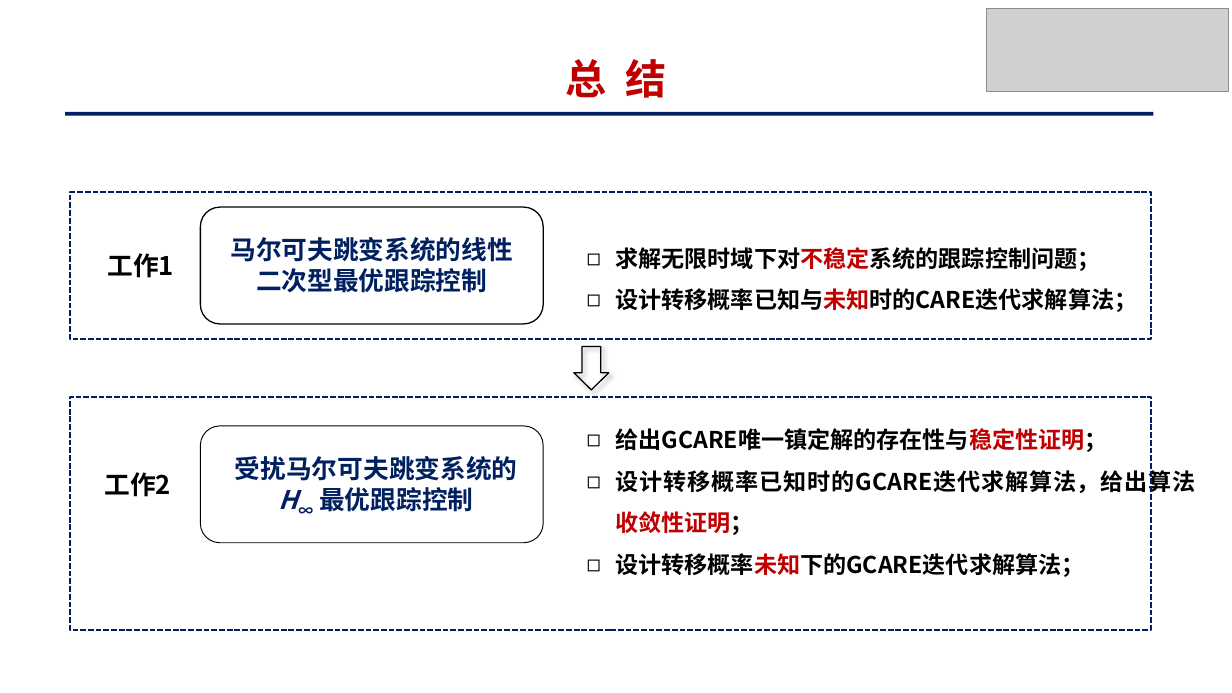
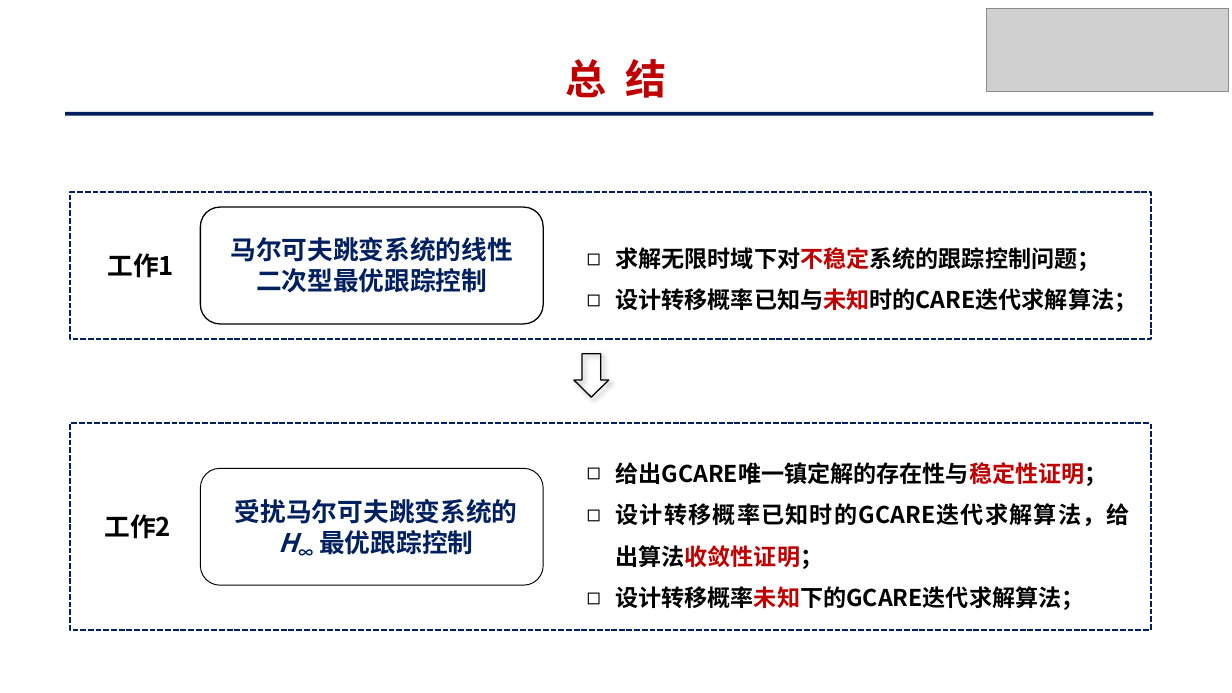
Before and after one commit to yck0609/master-thesis, a slide deck: slide 26 of 文件/学位申请相关表格/PPT/基于策略迭代的马尔可夫跳变系统最优跟踪控制_姚才康.pptx. Drawn at 1232x693 pixels with LibreOffice and Linux fonts; fonts in the diff are those of the drawing; grey boxes stand for pictures. Boxes give left, top, right and bottom in pixels: in the first picture for what was removed or moved away, otherwise in the second. Text is boxed around its words. In the diff, an @@ line names an element or a change of style, - is before the commit and + after.

```diff
--- a/文件/学位申请相关表格/PPT/基于策略迭代的马尔可夫跳变系统最优跟踪控制_姚才康.pptx
+++ b/文件/学位申请相关表格/PPT/基于策略迭代的马尔可夫跳变系统最优跟踪控制_姚才康.pptx
@@ right arrow moved from (x1=573, y1=347, x2=609, y2=390) to (x1=573, y1=354, x2=609, y2=398) @@
@@ rectangle resized from (x1=70, y1=396, x2=1151, y2=630) to (x1=70, y1=423, x2=1151, y2=630) @@
@@ text "给出GCARE唯一镇定解的存在性与稳定性证明；" rewrapped from (x1=615, y1=428, x2=1196, y2=577) to (x1=615, y1=462, x2=1129, y2=610) @@
@@ rounded rectangle moved from (x1=201, y1=426, x2=543, y2=543) to (x1=201, y1=469, x2=543, y2=585) @@
@@ text "工作2" moved from (x1=104, y1=472, x2=171, y2=497) to (x1=104, y1=514, x2=171, y2=539) @@
@@ text "受扰马尔可夫跳变系统的H∞ 最优跟踪控制" moved from (x1=235, y1=456, x2=518, y2=512) to (x1=235, y1=499, x2=518, y2=555) @@
```
Also in this commit, not shown: 11 other slides changed, 35 other files.
